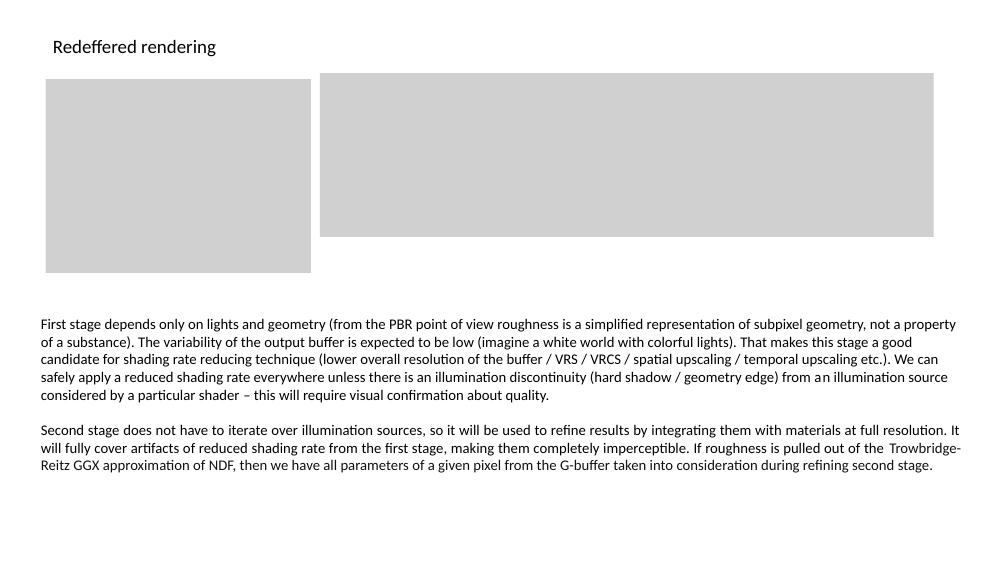
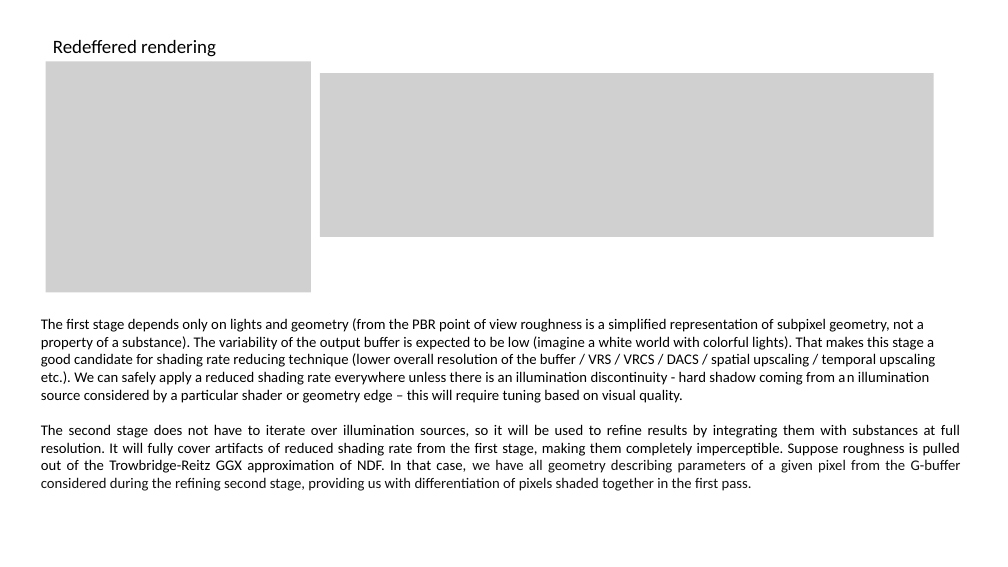
Before and after one commit to pawel-kaleta/FoolsEngine, a slide deck: slide 14 of Documentation/Rendering Architecture.pptx. Drawn at 1008x567 pixels with LibreOffice and Linux fonts; fonts in the diff are those of the drawing; grey boxes stand for pictures. Boxes give left, top, right and bottom in pixels: in the first picture for what was removed or moved away, otherwise in the second. Text is boxed around its words. In the diff, an @@ line names an element or a change of style, - is before the commit and + after.

```diff
--- a/Documentation/Rendering Architecture.pptx
+++ b/Documentation/Rendering Architecture.pptx
@@ picture: place and size @@
-picture at (45,79,311,273)
+picture at (45,61,311,293)
@@ text at (41,318,961,491): text changed @@
-First stage depends only on lights and geometry (from the PBR point of view roughness is a simplified representation of subpixel geometry, not a property of a substance). The variability of the output buffer is expected to be low (imagine a white world with colorful lights). That makes this stage a good candidate for shading rate reducing technique (lower overall resolution of the buffer / VRS / VRCS / spatial upscaling / temporal upscaling etc.). We can safely apply a reduced shading rate everywhere unless there is an illumination discontinuity (hard shadow / geometry edge) from an illumination source considered by a particular shader – this will require visual confirmation about quality.
-Second stage does not have to iterate over illumination sources, so it will be used to refine results by integrating them with materials at full resolution. It will fully cover artifacts of reduced shading rate from the first stage, making them completely imperceptible. If roughness is pulled out of the Trowbridge-Reitz GGX approximation of NDF, then we have all parameters of a given pixel from the G-buffer taken into consideration during refining second stage.
+The first stage depends only on lights and geometry (from the PBR point of view roughness is a simplified representation of subpixel geometry, not a property of a substance). The variability of the output buffer is expected to be low (imagine a white world with colorful lights). That makes this stage a good candidate for shading rate reducing technique (lower overall resolution of the buffer / VRS / VRCS / DACS / spatial upscaling / temporal upscaling etc.). We can safely apply a reduced shading rate everywhere unless there is an illumination discontinuity - hard shadow coming from an illumination source considered by a particular shader or geometry edge – this will require tuning based on visual quality.
+The second stage does not have to iterate over illumination sources, so it will be used to refine results by integrating them with substances at full resolution. It will fully cover artifacts of reduced shading rate from the first stage, making them completely imperceptible. Suppose roughness is pulled out of the Trowbridge-Reitz GGX approximation of NDF. In that case, we have all geometry describing parameters of a given pixel from the G-buffer considered during the refining second stage, providing us with differentiation of pixels shaded together in the first pass.
```
Also in this commit, not shown: 3 other slides changed, 46 other files.
